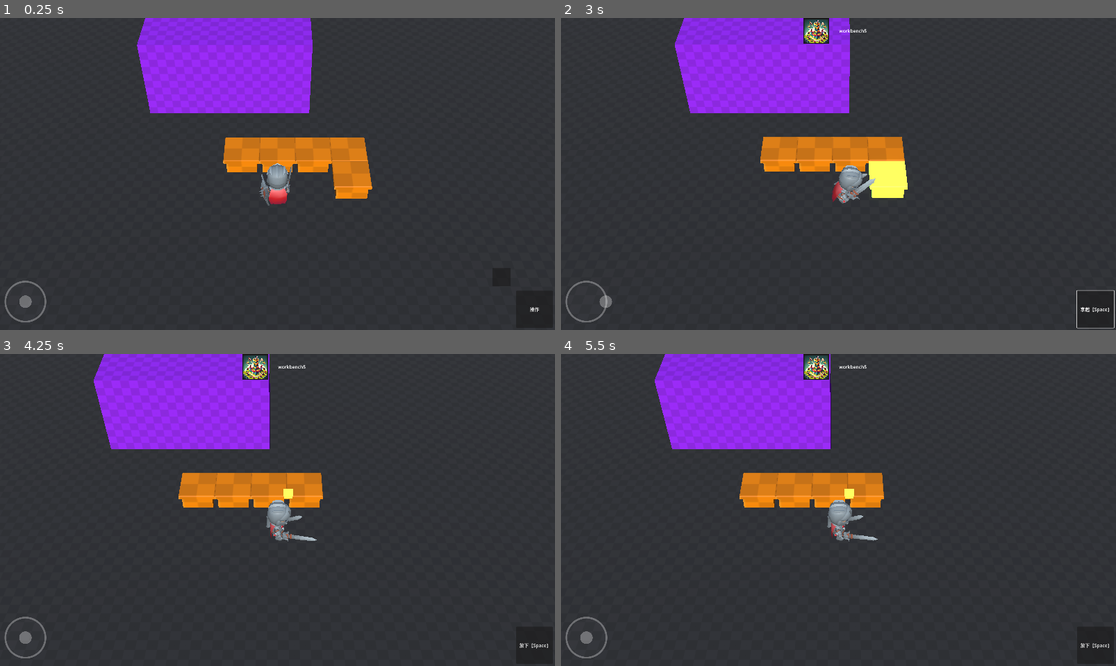
Above: before the commit, frames 1-4 (two rows, left to right).
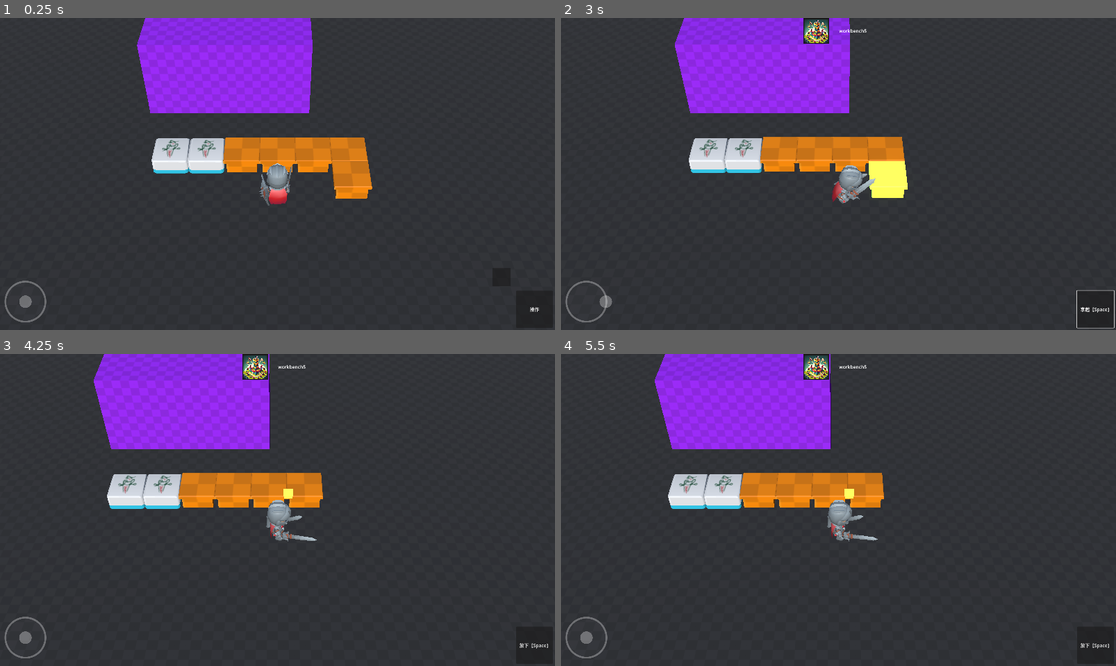
Above: after the commit, the same moments.

Repository: jinruozai/Diffense
Game: Godot game, scene res://scene/demo_scene.tscn
Same seed, same stepped clock (60 frames per second), same inputs: the game is played once before the commit and once after it.
Inputs (mouse positions are in pixels of both pictures, inside the frame that each line leads up to):
- Up to frame 1 (0.25 s): no input
- Up to frame 2 (3 s): click (588, 301) at 0.5 s; click "操作" at 1.25 s; click (1060, 276) at 2 s; tap Enter at 2.75 s; move the mouse to (960, 158) at 2.77 s; hold Right (move_right) from 2.78 s (still down); click (960, 158) at 2.92 s
- Up to frame 3 (4.25 s): release Right (move_right) at 3.5 s; click "拿起【Space】" at 3.5 s
- Up to frame 4 (5.5 s): click "放下【Space】" at 4.25 s; tap Space at 5 s; drag from (727, 525) to (810, 572) at 5.02 s

The runs differ from the first frame. In frame 1, 1.4% of the frame differs, in the area x 27-41%, y 38-50%; in frame 2, 1.4%; in frame 3, 1.4%; in frame 4, 1.4%.

Commit message:
mahjong model

Diff:
--- a/build/furniture.gd
+++ b/build/furniture.gd
@@ -23,6 +23,7 @@
 	pass
 
 func _on_focus(b):
+	print(name)
 	mesh.material_overlay=mat_highlight if b else null
 
 func check_default_mesh():
--- /dev/null
+++ b/build/mahjong.tscn
@@ -0,0 +1,15 @@
+[gd_scene load_steps=4 format=3 uid="uid://d212xgj087dbm"]
+
+[ext_resource type="PackedScene" uid="uid://4obsv77pqr2v" path="res://asset/model/mahjong/mahjong.glb" id="1_6sk2x"]
+[ext_resource type="Script" path="res://build/furniture.gd" id="2_sow0b"]
+
+[sub_resource type="BoxShape3D" id="BoxShape3D_hacot"]
+size = Vector3(2, 1, 2)
+
+[node name="mahjong" instance=ExtResource("1_6sk2x")]
+collision_layer = 17
+script = ExtResource("2_sow0b")
+
+[node name="CollisionShape3D" type="CollisionShape3D" parent="." index="2"]
+transform = Transform3D(1, 0, 0, 0, 1, 0, 0, 0, 1, 0, 0.5, 0)
+shape = SubResource("BoxShape3D_hacot")
--- /dev/null
+++ b/character/enemy.gd
@@ -0,0 +1,11 @@
+extends RigidBody3D
+
+
+# Called when the node enters the scene tree for the first time.
+func _ready():
+	pass # Replace with function body.
+
+
+# Called every frame. 'delta' is the elapsed time since the previous frame.
+func _process(delta):
+	pass
--- /dev/null
+++ b/orb/orb.gd
@@ -0,0 +1,3 @@
+extends Area3D
+
+var cur_target
--- /dev/null
+++ b/orb/orb.tscn
@@ -0,0 +1,24 @@
+[gd_scene load_steps=6 format=3 uid="uid://m6grn7jb0ytr"]
+
+[ext_resource type="Script" path="res://orb/orb.gd" id="1_dum8w"]
+[ext_resource type="Texture2D" uid="uid://sjwfnmuxnnoj" path="res://asset/model/mahjong/mahjong_bamboo_1.png" id="2_1tcmb"]
+
+[sub_resource type="StandardMaterial3D" id="StandardMaterial3D_oi5og"]
+albedo_texture = ExtResource("2_1tcmb")
+
+[sub_resource type="SphereMesh" id="SphereMesh_lsw5k"]
+material = SubResource("StandardMaterial3D_oi5og")
+
+[sub_resource type="SphereShape3D" id="SphereShape3D_0d8a8"]
+
+[node name="Orb" type="Area3D"]
+script = ExtResource("1_dum8w")
+
+[node name="MeshInstance3D" type="MeshInstance3D" parent="."]
+mesh = SubResource("SphereMesh_lsw5k")
+
+[node name="CollisionShape3D" type="CollisionShape3D" parent="."]
+shape = SubResource("SphereShape3D_0d8a8")
+
+[connection signal="body_entered" from="." to="." method="_on_body_entered"]
+[connection signal="body_exited" from="." to="." method="_on_body_exited"]
--- a/scene/demo_scene.tscn
+++ b/scene/demo_scene.tscn
@@ -1,10 +1,11 @@
-[gd_scene load_steps=15 format=3 uid="uid://c8sald0rtltkg"]
+[gd_scene load_steps=16 format=3 uid="uid://c8sald0rtltkg"]
 
 [ext_resource type="Texture2D" uid="uid://7i2pjjfhmaxk" path="res://asset/texture/texture_09.png" id="1_jnppg"]
 [ext_resource type="Texture2D" uid="uid://1k2odtruqldw" path="res://asset/texture/texture_10.png" id="2_e7avy"]
 [ext_resource type="PackedScene" uid="uid://mpll1j4q0f62" path="res://control/controller.tscn" id="2_o38wl"]
 [ext_resource type="PackedScene" uid="uid://djm14pmt3s25d" path="res://character/knight.tscn" id="3_wqmaf"]
 [ext_resource type="PackedScene" uid="uid://wnv4utwcl6dq" path="res://build/workbench.tscn" id="5_ijosb"]
+[ext_resource type="PackedScene" uid="uid://d212xgj087dbm" path="res://build/mahjong.tscn" id="6_3711p"]
 
 [sub_resource type="ProceduralSkyMaterial" id="ProceduralSkyMaterial_ixj6f"]
 
@@ -87,3 +88,9 @@
 
 [node name="Knight" parent="." instance=ExtResource("3_wqmaf")]
 transform = Transform3D(1, 0, 0, 0, 1, 0, 0, 0, 1, 3, 0, 1)
+
+[node name="mahjong" parent="." instance=ExtResource("6_3711p")]
+transform = Transform3D(1, 0, 0, 0, 1, 0, 0, 0, 1, -3, 0, -2)
+
+[node name="mahjong2" parent="." instance=ExtResource("6_3711p")]
+transform = Transform3D(1, 0, 0, 0, 1, 0, 0, 0, 1, -1, 0, -2)
Binary file added: asset/model/mahjong/mahjong.glb
Not shown, added: asset/model/mahjong/mahjong.glb.import
Binary file added: asset/model/mahjong/mahjong_bamboo_1.png
Not shown, added: asset/model/mahjong/mahjong_bamboo_1.png.import
